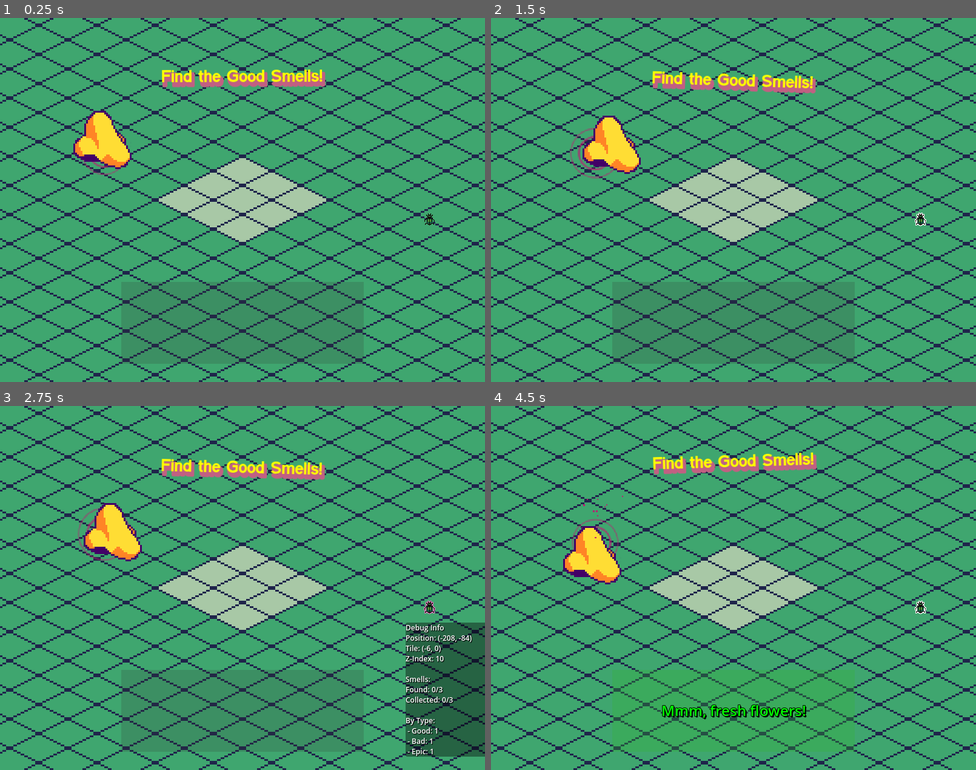
Above: before the commit, frames 1-4 (two rows, left to right).
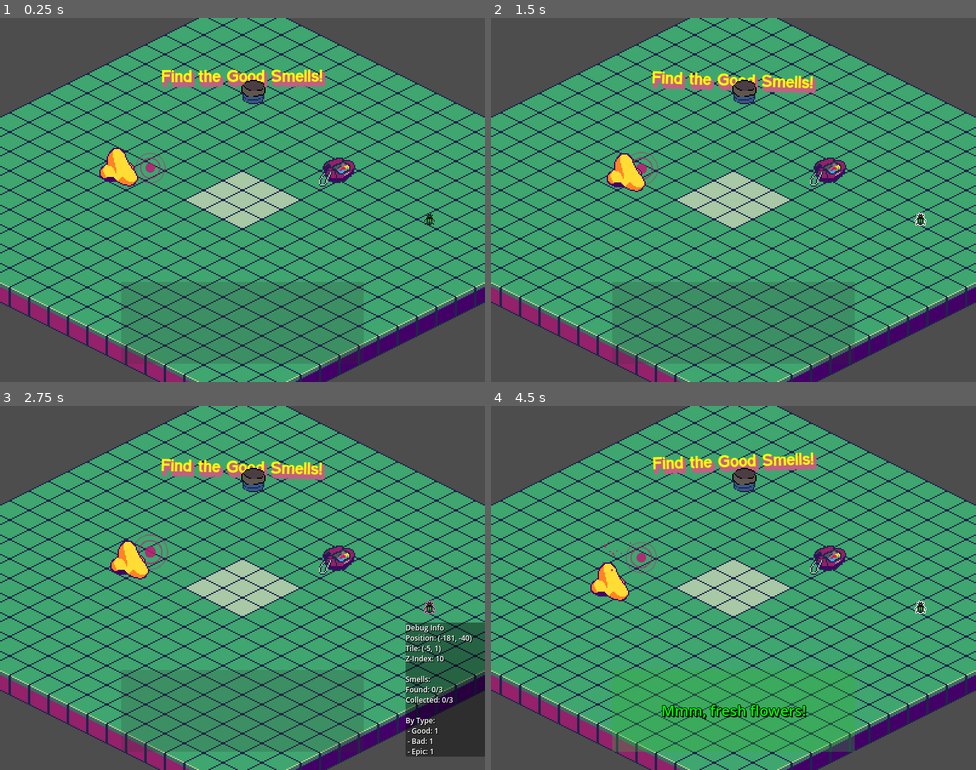
Above: after the commit, the same moments.

Repository: ArrHarper/good-smells-game
Game: Godot game, scene res://scenes/main/main.tscn
The game is run twice, just before and just after one commit, with the same random seed, the same clock (stepped at 60 frames per second) and the same inputs.
Inputs:
- Up to frame 1 (0.25 s): no input
- Up to frame 2 (1.5 s): click "Debug Info Position: (-231, -…" (after the commit: "Debug Info Position: (-204, -…") at 0.5 s; hold Right (ui_right) from 1.28 s (still down); tap Space (smell) at 1.35 s
- Up to frame 3 (2.75 s): release Right (ui_right) at 2 s; click "Debug Info Position: (-208, -…" (after the commit: "Debug Info Position: (-181, -…") at 2 s
- Up to frame 4 (4.5 s): hold Down (ui_down) 2.78-3.53 s; tap Space (smell) at 2.85, 3.6, 4.35 s; hold Right (ui_right) 3.53-4.28 s; hold Up (ui_up) from 4.28 s (still down)

The runs differ from the first frame. In frame 1, 44% of the frame differs, in the area x 0-100%, y 0-100%; in frame 2, 44%; in frame 3, 44%; in frame 4, 44%.

Commit message:
established system for adding map detail sprites

Diff:
--- a/scenes/main/main.gd
+++ b/scenes/main/main.gd
@@ -108,13 +108,10 @@
 	if debug_mode:
 		print("Found ", smell_nodes.size(), " smell objects to position")
 
-	# Adjust z-index for each smell based on its isometric position
-	for smell in smell_nodes:
-		# Set proper z-index based on y position
-		smell.z_index = int(smell.position.y)
-
-		if debug_mode:
-			print("Positioned smell: ", smell.name, " at z-index ", smell.z_index)
+	# No longer setting z-index dynamically. Smells will use their scene-defined z-index values
+	if debug_mode:
+		for smell in smell_nodes:
+			print("Smell: ", smell.name, " with z-index ", smell.z_index)
 
 # Function to initialize the isometric sorting system
 func initialize_isometric_sorting():
--- a/scenes/main/main.tscn
+++ b/scenes/main/main.tscn
@@ -1,11 +1,13 @@
-[gd_scene load_steps=10 format=3 uid="uid://c7bt0nydphmi0"]
+[gd_scene load_steps=12 format=3 uid="uid://c7bt0nydphmi0"]
 
 [ext_resource type="Script" uid="uid://by87fmp5hhobc" path="res://scenes/main/main.gd" id="1_0wfyh"]
 [ext_resource type="FontFile" uid="uid://c022ogphrgx6o" path="res://assets/VAGABONDED-BOLD.TTF" id="3_6q06x"]
 [ext_resource type="PackedScene" uid="uid://b0dw3hyhtyow2" path="res://scenes/player/player.tscn" id="3_sugp2"]
 [ext_resource type="PackedScene" uid="uid://dbw0qdadjukii" path="res://scenes/smells/smell.tscn" id="4_lfxvs"]
 [ext_resource type="PackedScene" uid="uid://imdjiojyjkr7" path="res://scenes/main/flatmap.tscn" id="6_ismap"]
+[ext_resource type="Texture2D" uid="uid://b31no3hoshypl" path="res://assets/images/trashcan.png" id="9_a8run"]
 [ext_resource type="Script" uid="uid://cgjy8m8js40ne" path="res://scenes/main/title.gd" id="9_m3u8n"]
+[ext_resource type="Texture2D" uid="uid://dkgqvkccdjn4q" path="res://assets/images/gymbag.png" id="10_ouso4"]
 [ext_resource type="Script" uid="uid://c4sgqa6wqwmw5" path="res://scripts/isometric_sorter.gd" id="10_sorter"]
 [ext_resource type="Script" uid="uid://cydmbfbpsasyb" path="res://scripts/game_scale.gd" id="11_scaler"]
 
@@ -41,10 +43,10 @@
 
 [node name="nose" parent="." instance=ExtResource("3_sugp2")]
 z_index = 10
-position = Vector2(-77, -32)
+position = Vector2(-102, -26)
 
 [node name="GoodSmell1" parent="." instance=ExtResource("4_lfxvs")]
-z_index = 25
+z_index = 5
 position = Vector2(-76, -27)
 smell_name = "Flowers"
 smell_type = "good"
@@ -53,7 +55,8 @@
 particles_color = Color(0.761784, 0.0833806, 0.45085, 0.898039)
 
 [node name="BadSmell1" parent="." instance=ExtResource("4_lfxvs")]
-position = Vector2(41, -55)
+z_index = 5
+position = Vector2(-6, -58)
 smell_name = "Garbage"
 smell_type = "bad"
 smell_message = "Eww, something stinks!"
@@ -61,8 +64,8 @@
 particles_color = Color(0.394606, 0.401839, 1.92523e-07, 1)
 
 [node name="EpicSmell1" parent="." instance=ExtResource("4_lfxvs")]
-z_index = 1
-position = Vector2(39, 30)
+z_index = 5
+position = Vector2(33, 50)
 smell_name = "Chocolate"
 smell_type = "epic"
 smell_message = "Delicious chocolate!"
@@ -72,3 +75,15 @@
 
 [node name="IsometricSorter" type="Node2D" parent="."]
 script = ExtResource("10_sorter")
+
+[node name="MapObjects" type="Node2D" parent="."]
+z_index = 5
+y_sort_enabled = true
+
+[node name="GymbagSprite" type="Sprite2D" parent="MapObjects"]
+position = Vector2(78, -25)
+texture = ExtResource("10_ouso4")
+
+[node name="TrashcanSprite" type="Sprite2D" parent="MapObjects"]
+position = Vector2(6, -93)
+texture = ExtResource("9_a8run")
--- /dev/null
+++ b/scenes/main/map_object-1.tres
@@ -0,0 +1,7 @@
+[gd_resource type="AtlasTexture" load_steps=2 format=3 uid="uid://chl7ymuw27o5g"]
+
+[ext_resource type="Texture2D" uid="uid://b31no3hoshypl" path="res://assets/images/trashcan.png" id="1_w36gl"]
+
+[resource]
+atlas = ExtResource("1_w36gl")
+region = Rect2(0, 0, 37.5904, 36.8896)
--- a/scenes/smells/smell.gd
+++ b/scenes/smells/smell.gd
@@ -116,8 +116,10 @@
 			# Set opacity to 0 initially
 			indicator_node.modulate.a = 0
 
-			# Set z-index to 10 to ensure visibility
+			# Set fixed z-index of 10 to ensure visibility
 			indicator_node.z_index = 10
+
+			# Since we're using absolute z-index, we don't want it to be relative
 			indicator_node.z_as_relative = false
 
 			add_child(indicator_node)
--- a/scripts/game_scale.gd
+++ b/scripts/game_scale.gd
@@ -1,7 +1,7 @@
 extends Node
 
 # Scale factor for game elements
-const SCALE_FACTOR = 3.0
+const SCALE_FACTOR = 2.0
 
 # Nodes that should be excluded from scaling (UI elements)
 var exclude_scaling = ["CanvasLayer", "TitleLabel", "Camera2D"]
@@ -113,10 +113,15 @@
 		convert_editor_to_runtime_position(node)
 		apply_nearest_neighbor_filter(node)
 
-	# Scale map objects
-	elif "Map" in node.name:
-		node.scale = Vector2(SCALE_FACTOR, SCALE_FACTOR)
+	# Scale MapObjects node and its children
+	elif node.name == "MapObjects":
+		convert_editor_to_runtime_position(node)
 		apply_nearest_neighbor_filter(node)
+
+		# Only apply texture filtering to children, not additional scaling
+		for child in node.get_children():
+			if child is Sprite2D:
+				apply_nearest_neighbor_filter(child)
 
 	# Scale player object
 	elif node.name == "nose":
--- a/scripts/isometric_sorter.gd
+++ b/scripts/isometric_sorter.gd
@@ -53,7 +53,8 @@
 					print("Character at tile: ", tile_pos, " | World pos: ", node.global_position, " | Z-index: ", node.z_index)
 				continue
 
-			# In isometric view, z_index is based on Y position for non-player objects
+
+			# In isometric view, z_index is based on Y position for other objects
 			# Objects with higher Y values should appear in front
 			var z_value = int(node.global_position.y)
 
Binary file added: assets/images/gymbag.png
Not shown, added: assets/images/gymbag.png.import
Binary file added: assets/images/trashcan.png
Not shown, added: assets/images/trashcan.png.import
Not shown, added: scripts/map_object.gd.uid
Not shown, changed: README.md
